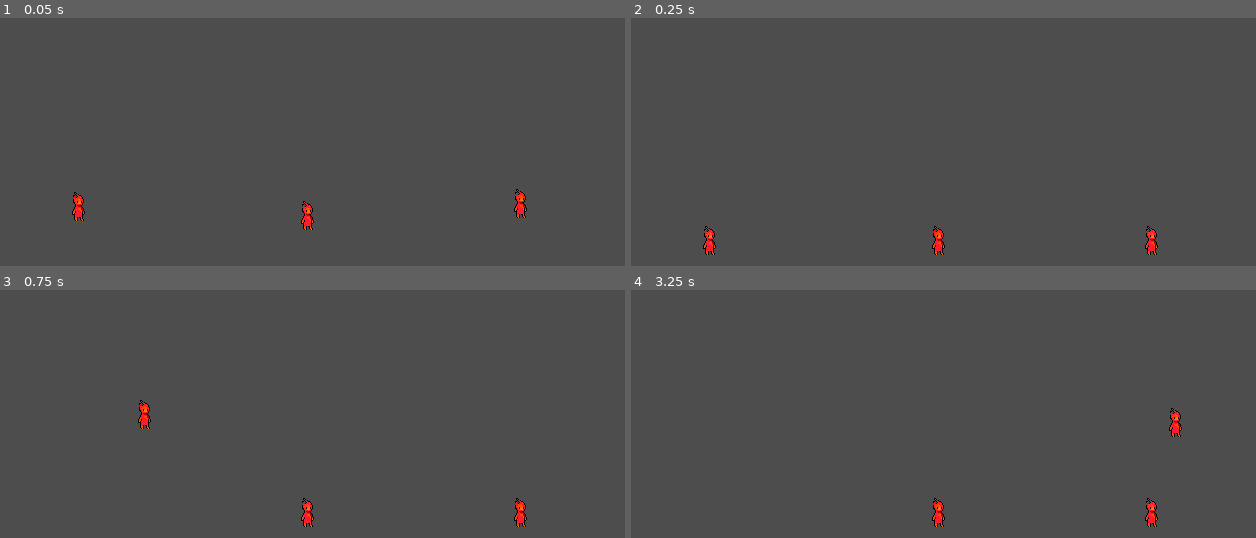
Above: before the commit, frames 1-4 (two rows, left to right).
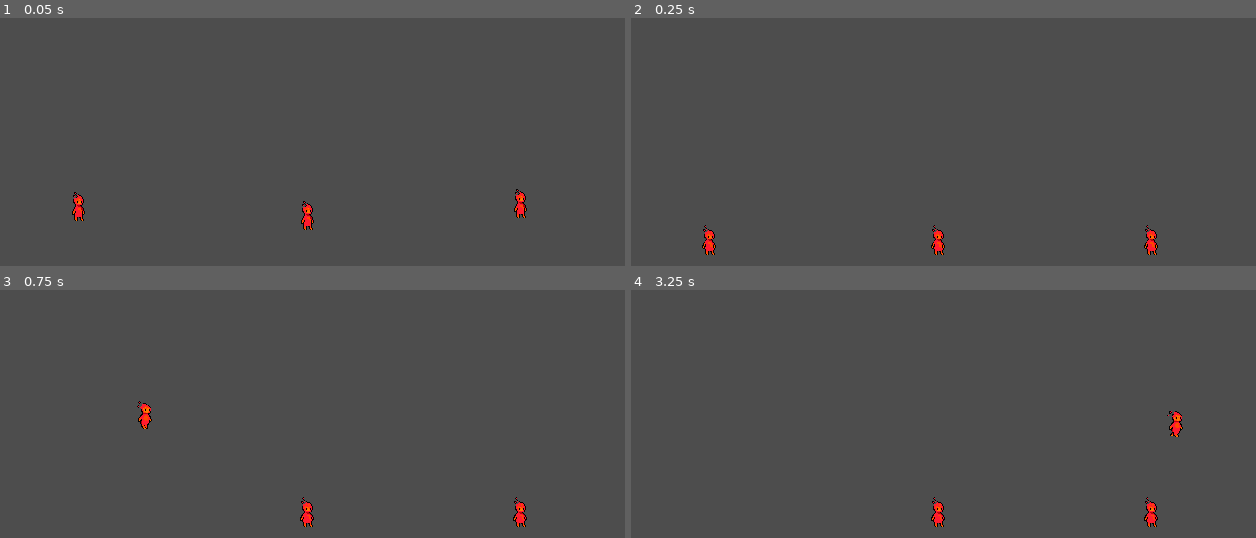
Above: after the commit, the same moments.

Repository: kertox662/GDC-GameJam-W25
Game: Godot game, scene res://Game.tscn
The game is run twice, just before and just after one commit, with the same random seed, the same clock (stepped at 60 frames per second) and the same inputs. The engine's default icon, where the game draws it, is replaced by a stand-in: a white triangle on a blue panel in a dark square.
Inputs:
- Up to frame 1 (0.05 s): no input
- Up to frame 2 (0.25 s): no input
- Up to frame 3 (0.75 s): hold D (move_right) from 0.53 s (still down); tap W (jump) at 0.6 s
- Up to frame 4 (3.25 s): tap W (jump) at 0.77, 1.07, 1.52, 1.55, 1.82, 2.1, 3.02, 3.05 s; tap Space (shoot) at 1.35, 2.85 s; release D (move_right) at 2.03 s; hold A (move_left) 2.03-2.78 s; hold D (move_right) from 2.78 s (still down)

Frame 1 is identical in both runs. In frame 2, 0.2% of the frame differs, in the area x 11-85%, y 83-94%; in frame 3, 0.3%, in the area x 21-85%, y 44-94%; in frame 4, 0.3%.

Commit message:
fix keyboard projectile spawn position

Diff:
--- a/Projectile.tscn
+++ b/Projectile.tscn
@@ -4,7 +4,7 @@
 [ext_resource type="Texture2D" uid="uid://452bpeosmtv6" path="res://icon.svg" id="2_diynb"]
 
 [sub_resource type="PhysicsMaterial" id="PhysicsMaterial_eeo3r"]
-bounce = 1.0
+bounce = 0.7
 
 [sub_resource type="CapsuleShape2D" id="CapsuleShape2D_4xqrr"]
 height = 20.0
--- a/player/player.gd
+++ b/player/player.gd
@@ -46,6 +46,7 @@
 func _ready():
 	var inputDevice = InputDevice.new(deviceId, useController)
 	$Input.initialize(inputDevice, actions, actionDirs)
+	$AnimatedSprite2D.play("idle")
 
 func _process(delta):
 	update_direction()
@@ -84,8 +85,10 @@
 	# Stop if we're not doing movement inputs.
 	if x_dir == 0:
 		velocity.x = Vector2(velocity.x, 0).move_toward(Vector2(0,0), deceleration * delta).x
-		return
-
+		$AnimatedSprite2D.play("idle")
+		return
+
+	$AnimatedSprite2D.play("running")
 	# If we are doing movement inputs and above max speed, don't accelerate nor decelerate
 	# Except if we are turning
 	# (This keeps our momentum gained from outside or slopes)
@@ -119,7 +122,7 @@
 	else:
 		var x = int($Input.is_action_pressed(right)) - int($Input.is_action_pressed(left))
 		var y = int($Input.is_action_pressed(down)) - int($Input.is_action_pressed(up))
-		new_direction = Vector2(x, -y)
+		new_direction = Vector2(x, y)
 	if not new_direction.is_zero_approx():
 		direction = new_direction
 
--- a/player/player.tscn
+++ b/player/player.tscn
@@ -1,8 +1,13 @@
-[gd_scene load_steps=13 format=3 uid="uid://bhgvlhgmv0eku"]
+[gd_scene load_steps=19 format=3 uid="uid://bhgvlhgmv0eku"]
 
 [ext_resource type="Script" path="res://player/player.gd" id="1_732um"]
 [ext_resource type="Texture2D" uid="uid://bgm47fx8ixodk" path="res://assets/player/idle, jump, shoot, death sprite_sheet.png" id="2_irspi"]
 [ext_resource type="PackedScene" uid="uid://bcn1utyhietww" path="res://player/multi_controller_input_map.tscn" id="3_us6v1"]
+[ext_resource type="Texture2D" uid="uid://dp6okfbhafsm8" path="res://assets/player/running.png" id="3_xyh1u"]
+
+[sub_resource type="AtlasTexture" id="AtlasTexture_nlgi2"]
+atlas = ExtResource("2_irspi")
+region = Rect2(224, 0, 32, 32)
 
 [sub_resource type="AtlasTexture" id="AtlasTexture_owp38"]
 atlas = ExtResource("2_irspi")
@@ -24,8 +29,32 @@
 atlas = ExtResource("2_irspi")
 region = Rect2(128, 0, 32, 32)
 
+[sub_resource type="AtlasTexture" id="AtlasTexture_tofak"]
+atlas = ExtResource("2_irspi")
+region = Rect2(160, 0, 32, 32)
+
+[sub_resource type="AtlasTexture" id="AtlasTexture_aoviu"]
+atlas = ExtResource("3_xyh1u")
+region = Rect2(0, 0, 32, 32)
+
+[sub_resource type="AtlasTexture" id="AtlasTexture_l68es"]
+atlas = ExtResource("3_xyh1u")
+region = Rect2(32, 0, 32, 32)
+
+[sub_resource type="AtlasTexture" id="AtlasTexture_i24uc"]
+atlas = ExtResource("3_xyh1u")
+region = Rect2(64, 0, 32, 32)
+
 [sub_resource type="SpriteFrames" id="SpriteFrames_gleal"]
 animations = [{
+"frames": [{
+"duration": 1.0,
+"texture": SubResource("AtlasTexture_nlgi2")
+}],
+"loop": true,
+"name": &"death",
+"speed": 5.0
+}, {
 "frames": [{
 "duration": 1.0,
 "texture": SubResource("AtlasTexture_owp38")
@@ -44,7 +73,29 @@
 }],
 "loop": true,
 "name": &"idle",
+"speed": 8.0
+}, {
+"frames": [{
+"duration": 1.0,
+"texture": SubResource("AtlasTexture_tofak")
+}],
+"loop": true,
+"name": &"jump",
 "speed": 5.0
+}, {
+"frames": [{
+"duration": 1.0,
+"texture": SubResource("AtlasTexture_aoviu")
+}, {
+"duration": 1.0,
+"texture": SubResource("AtlasTexture_l68es")
+}, {
+"duration": 1.0,
+"texture": SubResource("AtlasTexture_i24uc")
+}],
+"loop": true,
+"name": &"running",
+"speed": 7.0
 }]
 
 [sub_resource type="CapsuleShape2D" id="CapsuleShape2D_kv2pt"]
@@ -65,7 +116,6 @@
 texture_filter = 1
 sprite_frames = SubResource("SpriteFrames_gleal")
 animation = &"idle"
-frame_progress = 0.828121
 
 [node name="CollisionShape2D" type="CollisionShape2D" parent="."]
 shape = SubResource("CapsuleShape2D_kv2pt")
